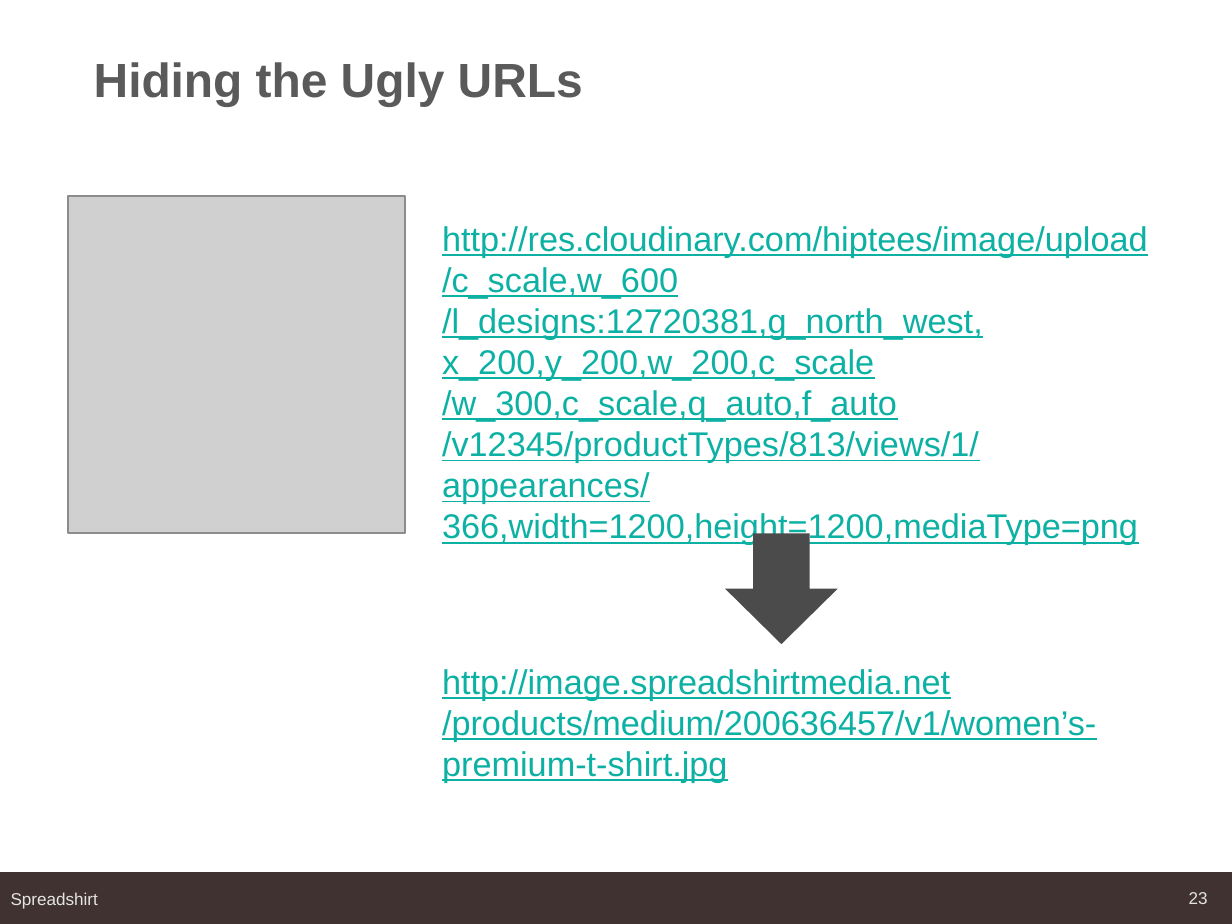
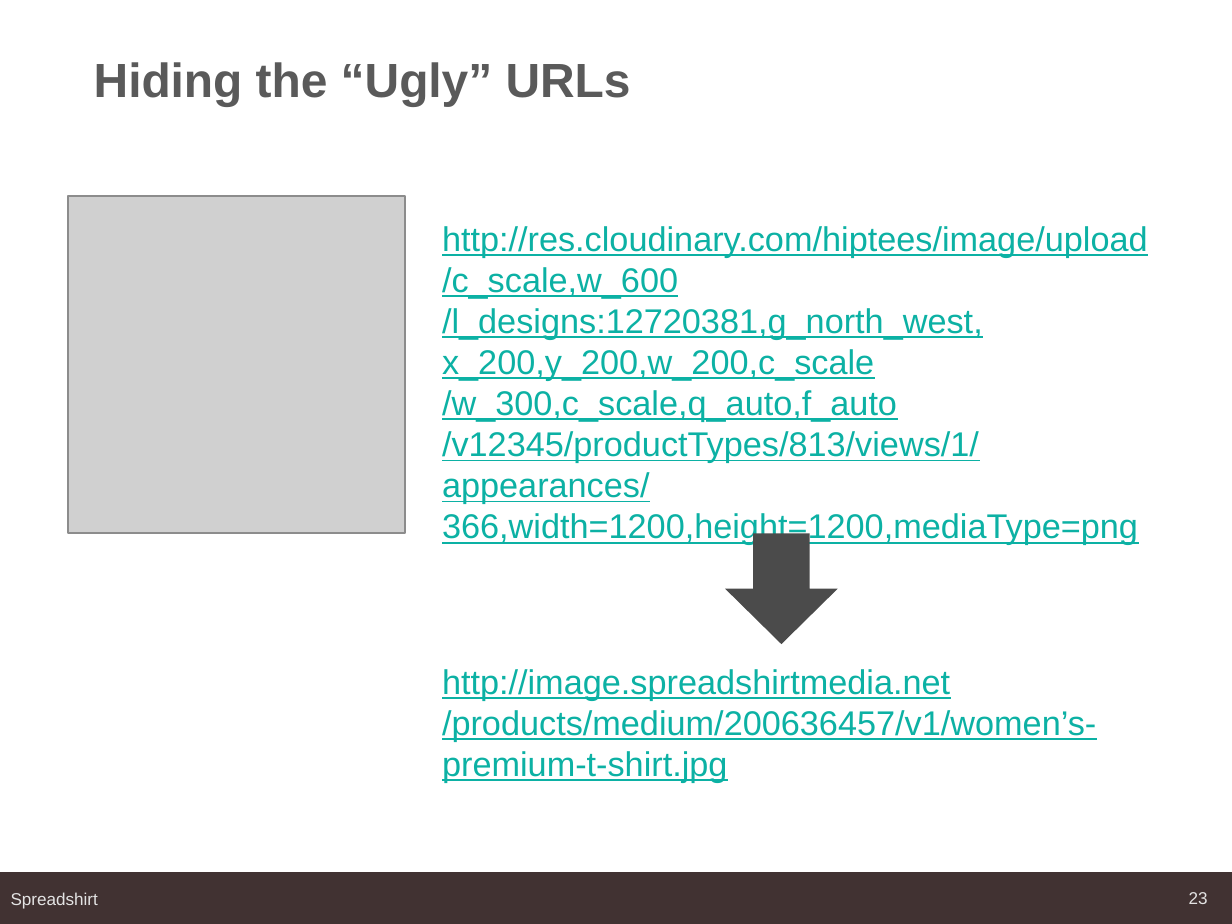
Before and after one commit to mbreest/cloudinary-image-server, a slide deck: slide 23 of rendering_spreadshirt_product_images_using_cloudinary.pptx. Drawn at 1232x924 pixels with LibreOffice and Linux fonts; fonts in the diff are those of the drawing; grey boxes stand for pictures; background and template pictures are left out. Boxes give left, top, right and bottom in pixels: in the first picture for what was removed or moved away, otherwise in the second. Text is boxed around its words. In the diff, an @@ line names an element or a change of style, - is before the commit and + after.

Commit message:
fixed wording in presentation

```diff
--- a/rendering_spreadshirt_product_images_using_cloudinary.pptx
+++ b/rendering_spreadshirt_product_images_using_cloudinary.pptx
@@ title at (94,62,631,106): text changed @@
-Hiding the Ugly URLs
+Hiding the “Ugly” URLs
```
Also in this commit, not shown: 1 other slide changed.
